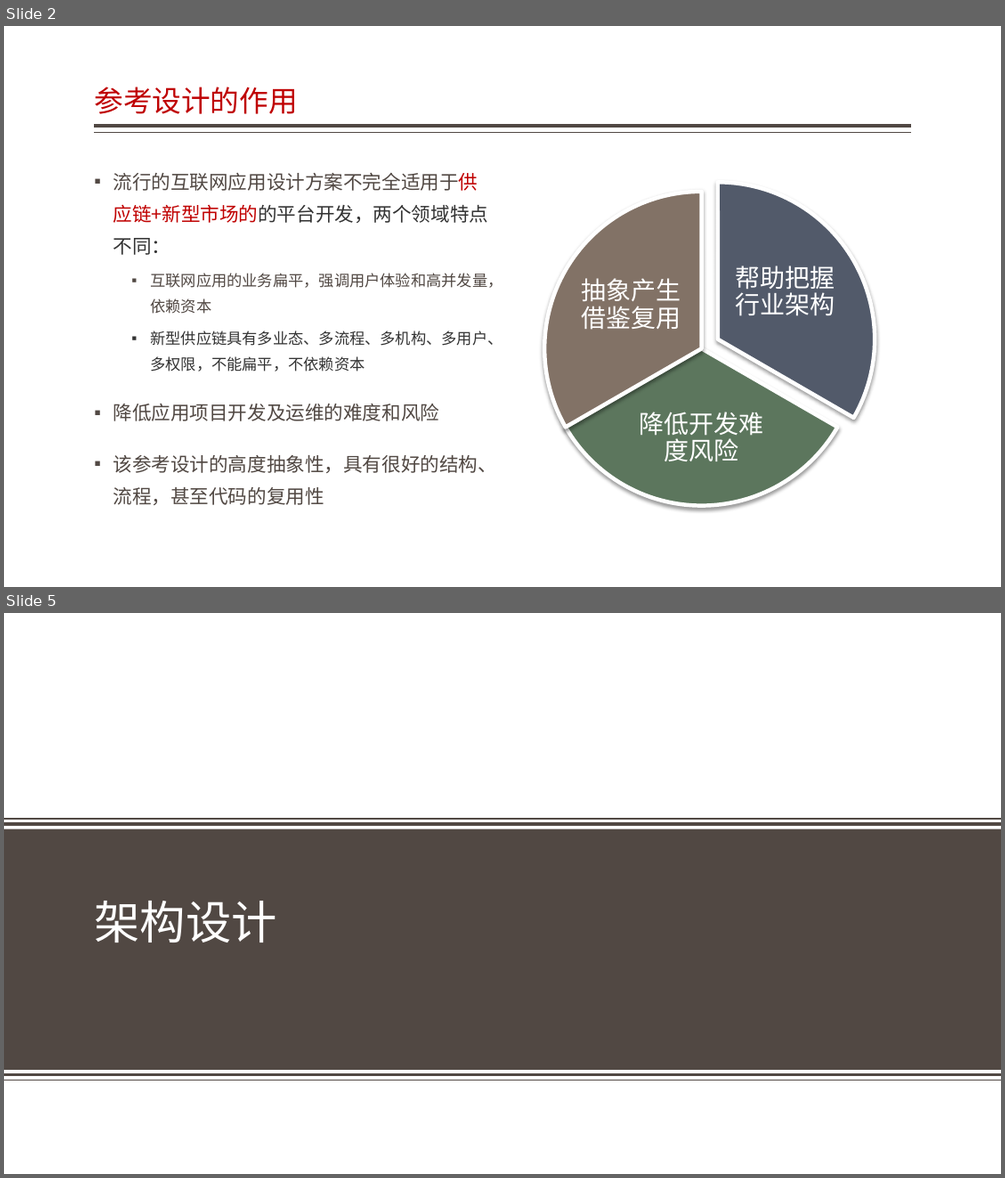
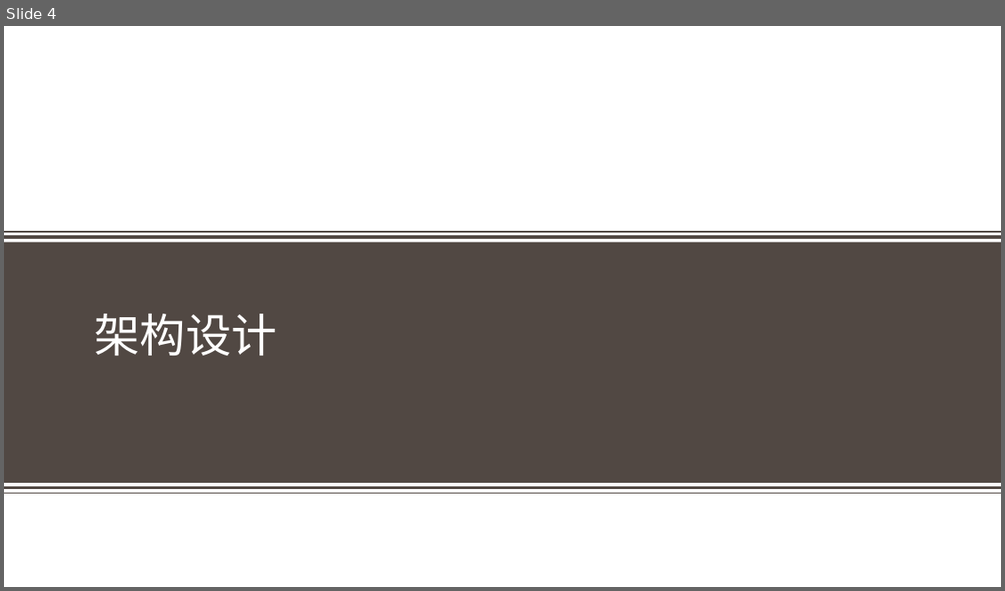
Before and after one commit to jzgi/chainsmart, a slide deck: Docs/品链应用参考设计.pptx. Shown one above the other, each under a label of ours: slides 2 and 5 before the commit, slide 4 after it; the slides between them are not shown. The pictures are 1005x1178 and 1005x591 pixels, drawn with LibreOffice and Linux fonts; fonts in the diff are those of the drawing; background and template pictures are left out. Boxes give left, top, right and bottom in pixels: in the first picture for what was removed or moved away, otherwise in the second. Text is boxed around its words. In the diff, an @@ line names an element or a change of style, - is before the commit and + after.

```diff
--- a/Docs/品链应用参考设计.pptx
+++ b/Docs/品链应用参考设计.pptx
@@ slide 2 removed at <box>4,26,1001,587</box>, background #FFFFFF @@
@@ title removed at <box>94,87,297,114</box> @@
-参考设计的作用
@@ line removed from (911, 126) to (95, 126) @@
@@ line removed from (911, 133) to (95, 133) @@
@@ text removed at <box>113,173,502,505</box> @@
-▪ 流行的互联网应用设计方案不完全适用于供应链+新型市场的的平台开发，两个领域特点不同：
-  ▪ 互联网应用的业务扁平，强调用户体验和高并发量，依赖资本
-  ▪ 新型供应链具有多业态、多流程、多机构、多用户、多权限，不能扁平，不依赖资本
-▪ 降低应用项目开发及运维的难度和风险
-▪ 该参考设计的高度抽象性，具有很好的结构、流程，甚至代码的复用性
@@ group removed at <box>544,183,875,506</box>: 3 pie slice (boxed as its full ellipse)s, 3 texts @@
-帮助把握行业架构
-降低开发难度风险
-抽象产生借鉴复用
@@ what was slide 5 is now slide 4 @@
```
Also in this commit, not shown: 4 slides changed, 1 slide added, 1 other slide removed, 5 other files.
